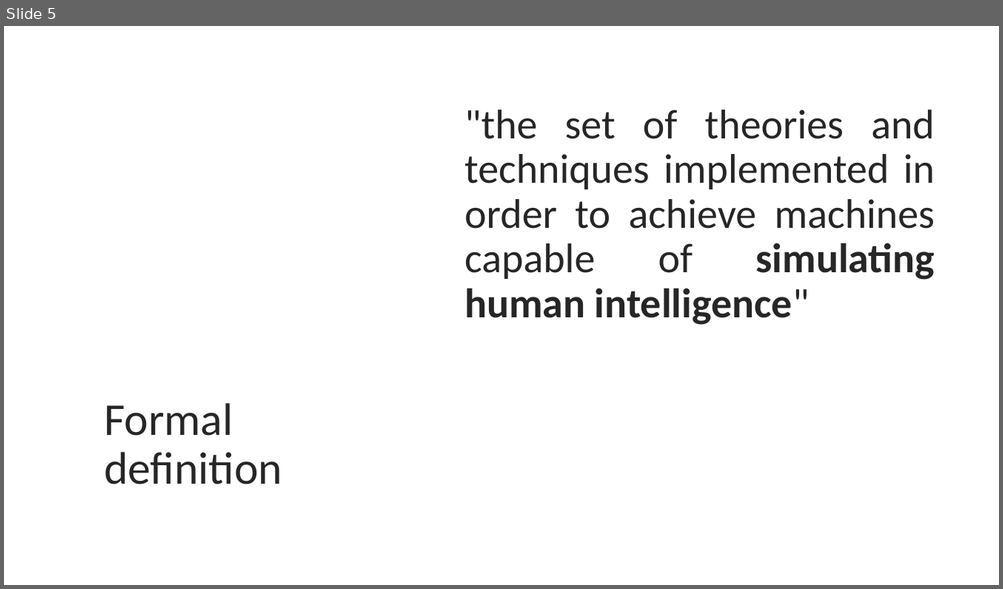
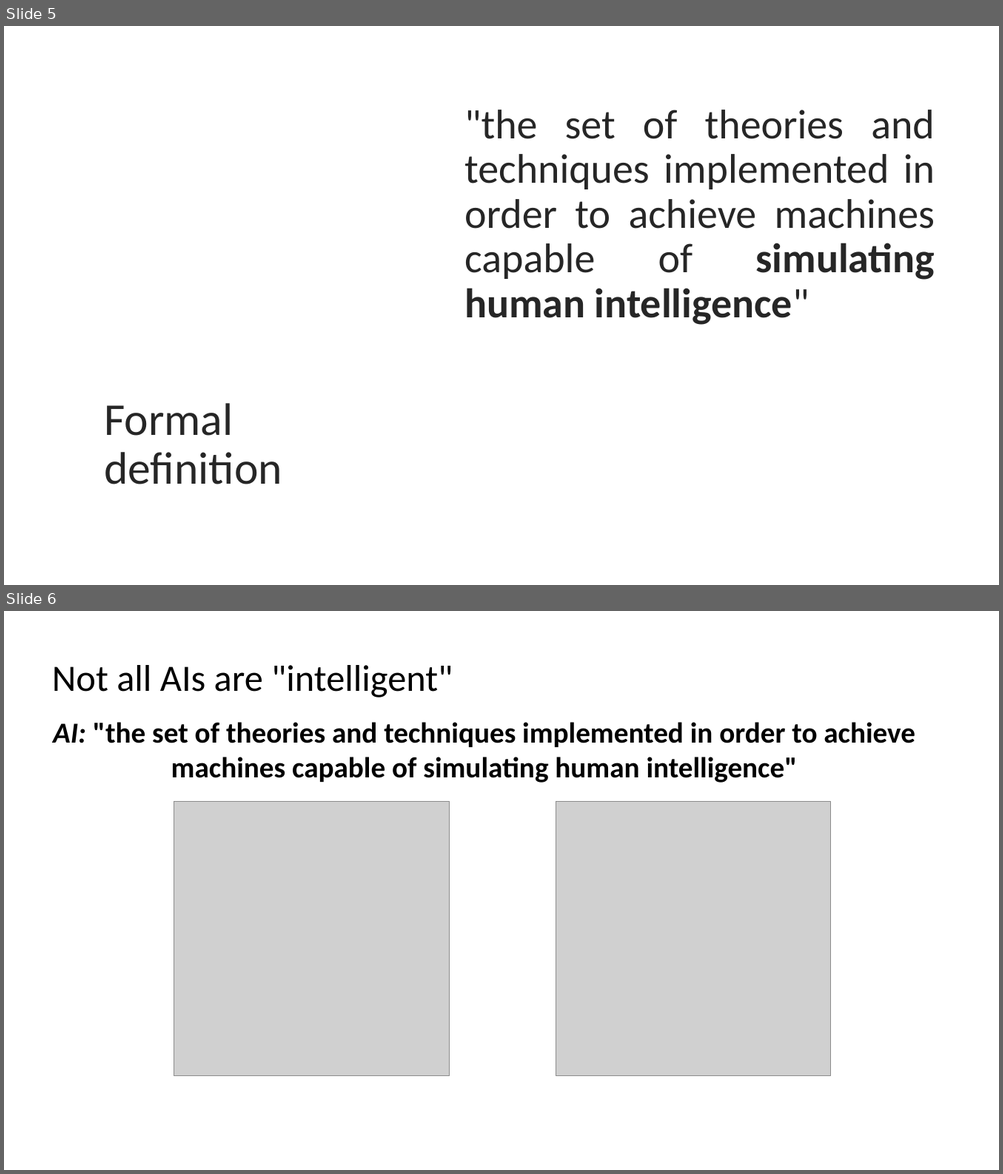
Before and after one commit to PRF-Development/DataAnalysisExtras, a slide deck: WhatIsArtificialIntelligence.pptx. Shown one above the other, each under a label of ours: slide 5 before the commit, slides 5 and 6 after it. The pictures are 1003x589 and 1003x1174 pixels, drawn with LibreOffice and Linux fonts; fonts in the diff are those of the drawing; grey boxes stand for pictures. Boxes give left, top, right and bottom in pixels: in the first picture for what was removed or moved away, otherwise in the second. Text is boxed around its words. In the diff, an @@ line names an element or a change of style, - is before the commit and + after.

Commit message:
stupid vs smart AI

```diff
--- a/WhatIsArtificialIntelligence.pptx
+++ b/WhatIsArtificialIntelligence.pptx
@@ slide 6 added at (4, 611, 999, 1170), background #FFFFFF @@
@@ title added at (52, 665, 452, 698), 36 pt, text #000000 @@
+Not all AIs are "intelligent"
@@ text added at (53, 722, 915, 783), 28 pt, text #000000, bold @@
+AI: "the set of theories and techniques implemented in order to achieve machines capable of simulating human intelligence"
@@ picture added at (173, 802, 449, 1076) @@
@@ picture added at (555, 802, 831, 1076) @@
```
